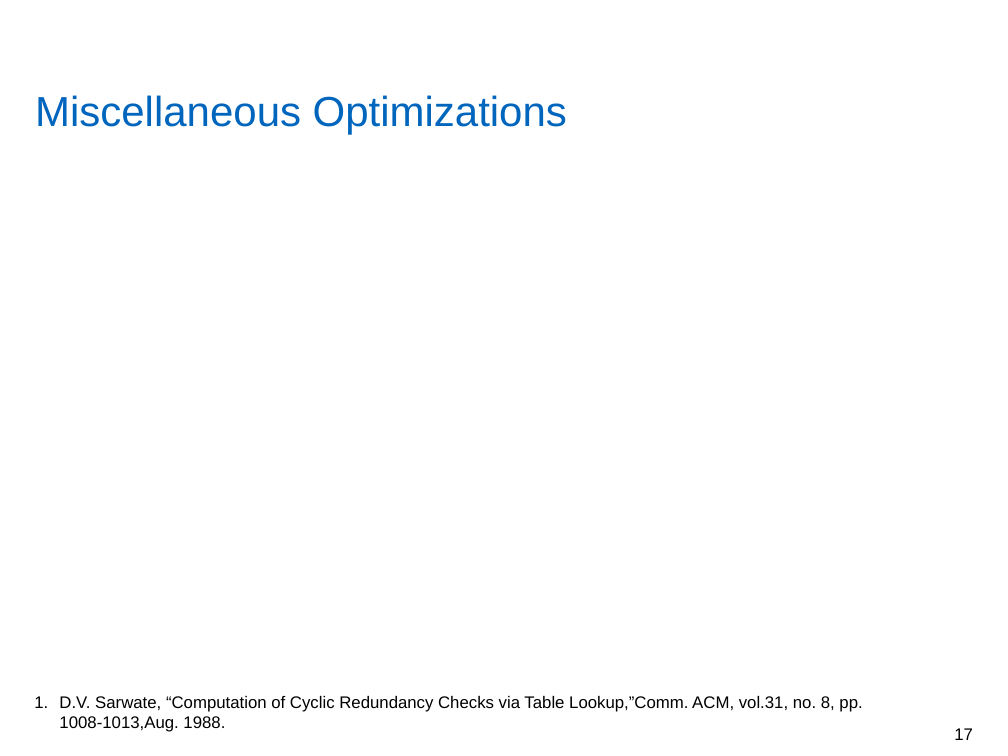
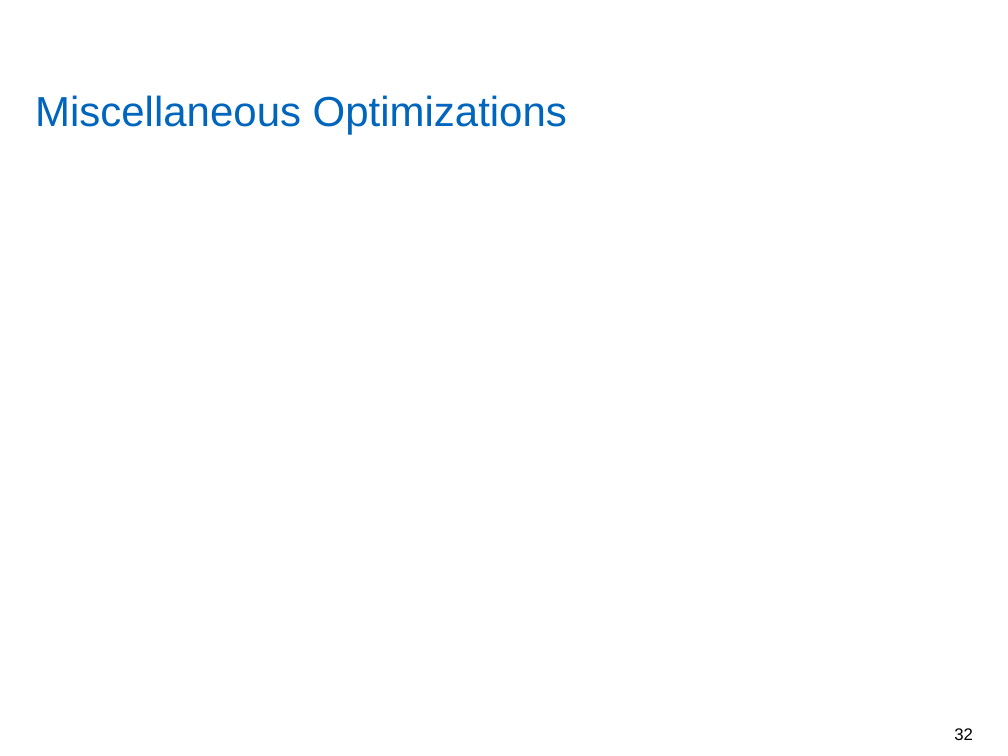
Before and after one commit to yadhu1961/thesis_5GPolorCodes, a slide deck: slide 32 of final_presentation/finalPpt.pptx (slide 17 before the commit). Drawn at 1008x756 pixels with LibreOffice and Linux fonts; fonts in the diff are those of the drawing; grey boxes stand for pictures; background and template pictures are left out. Boxes give left, top, right and bottom in pixels: in the first picture for what was removed or moved away, otherwise in the second. Text is boxed around its words. In the diff, an @@ line names an element or a change of style, - is before the commit and + after.

```diff
--- a/final_presentation/finalPpt.pptx
+++ b/final_presentation/finalPpt.pptx
@@ text removed at (59, 696, 862, 732) @@
-1. D.V. Sarwate, “Computation of Cyclic Redundancy Checks via Table Lookup,”Comm. ACM, vol.31, no. 8, pp. 1008-1013,Aug. 1988.
@@ page number at (954, 728, 973, 740): text changed @@
-17
+32
```
Also in this commit, not shown: 12 other slides changed, 17 slides added, 1 slide removed, 8 other files.
